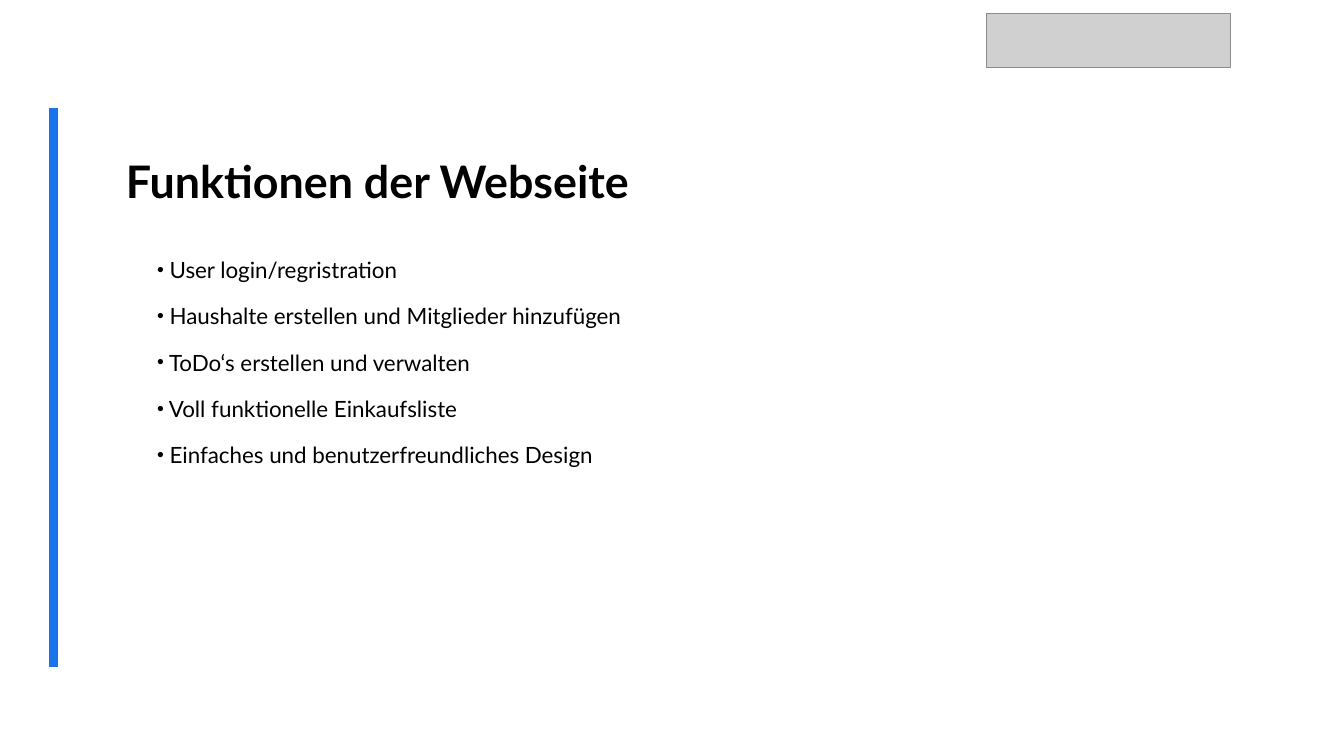
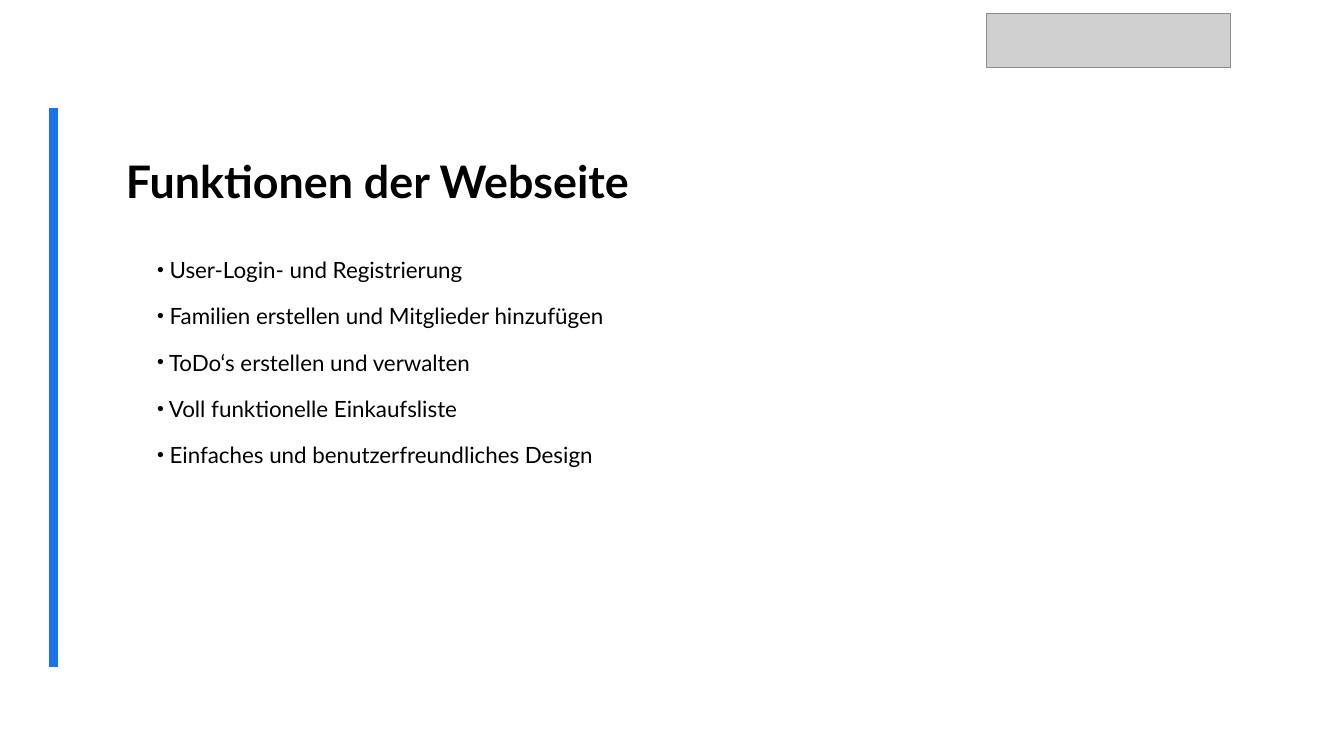
Before and after one commit to MasterLini/HomeSphere, a slide deck: slide 12 of Project-management/999. Abschlusspräsentation/Abschlusspräsentation 25.02.2025 HomeSphere.pptx. Drawn at 1344x756 pixels with LibreOffice and Linux fonts; fonts in the diff are those of the drawing; grey boxes stand for pictures; background and template pictures are left out. Boxes give left, top, right and bottom in pixels: in the first picture for what was removed or moved away, otherwise in the second. Text is boxed around its words. In the diff, an @@ line names an element or a change of style, - is before the commit and + after.

```diff
--- a/Project-management/999. Abschlusspräsentation/Abschlusspräsentation 25.02.2025 HomeSphere.pptx
+++ b/Project-management/999. Abschlusspräsentation/Abschlusspräsentation 25.02.2025 HomeSphere.pptx
@@ text at (170, 261, 604, 328): text changed @@
-• User login/regristration
-• Haushalte erstellen und Mitglieder hinzufügen
+• User-Login- und Registrierung
+• Familien erstellen und Mitglieder hinzufügen
```
Also in this commit, not shown: 3 other slides changed.
